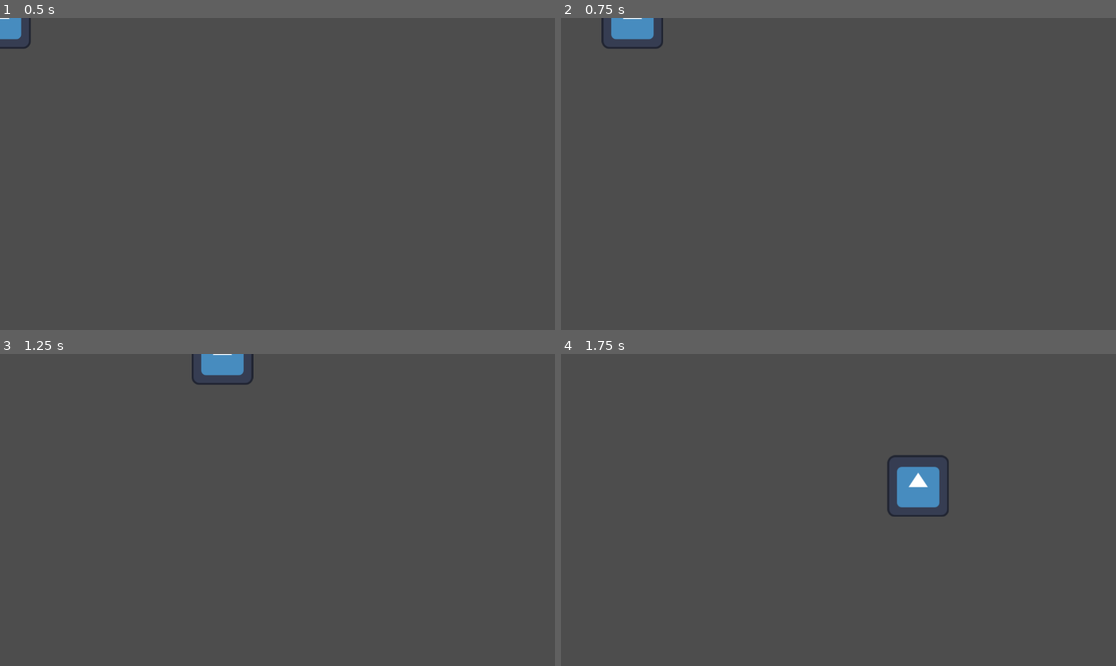
Above: before the commit, frames 1-4 (two rows, left to right).
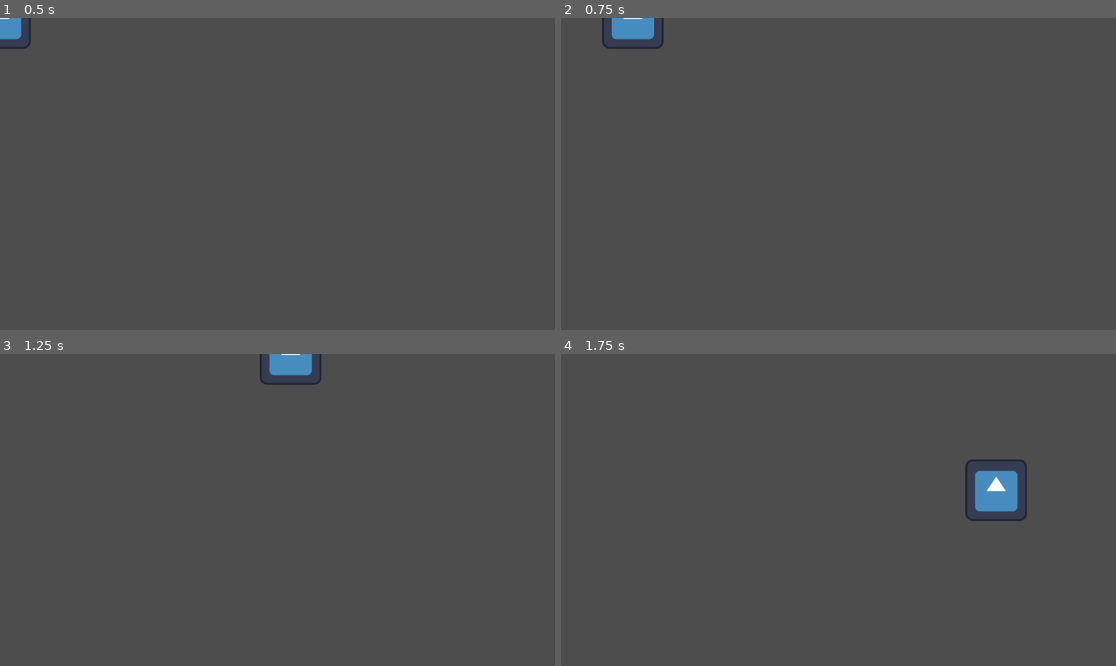
Above: after the commit, the same moments.

Repository: jwoodford28-droid/Group-Game
Game: Godot game, scene res://Scenes/Player.tscn
Two runs of this game, one before a commit and one after it. Both use one fixed random seed, a clock stepped at 60 frames per second and the inputs below. The project has no main scene, so this scene is started directly. The engine's default icon, where the game draws it, is replaced by a stand-in: a white triangle on a blue panel in a dark square.
Inputs:
- Up to frame 1 (0.5 s): no input
- Up to frame 2 (0.75 s): tap Enter at 0.5 s; hold D (Right) from 0.53 s (still down); tap F (Dodge) at 0.6 s
- Up to frame 3 (1.25 s): keep holding D (Right)
- Up to frame 4 (1.75 s): release D (Right) at 1.28 s; hold S (Down) from 1.28 s (still down); tap F (Dodge) at 1.35 s

Frame 1 is identical in both runs. In frame 2, less than 0.1% of the frame differs, in the area x 7-19%, y 0-9%; in frame 3, 1.3%; in frame 4, 2.6%, in the area x 58-84%, y 32-54%.

Commit message:
Commit
Added stuff

Diff:
--- a/group-game/Scenes/Player.tscn
+++ b/group-game/Scenes/Player.tscn
@@ -73,6 +73,9 @@
 "speed": 5.0
 }]
 
+[sub_resource type="CircleShape2D" id="CircleShape2D_kyqiw"]
+radius = 102.044106
+
 [node name="CharacterBody2D" type="CharacterBody2D" unique_id=545131653]
 script = ExtResource("1_rpqav")
 
@@ -84,6 +87,17 @@
 animation = &"Down"
 
 [node name="Dodge_Timer" type="Timer" parent="." unique_id=2078185050]
-wait_time = 0.3
+wait_time = 0.5
+
+[node name="Dodge_Cooldown" type="Timer" parent="." unique_id=2000547627]
+wait_time = 0.7
+
+[node name="Interaction_Range" type="Area2D" parent="." unique_id=1513192852]
+
+[node name="CollisionShape2D" type="CollisionShape2D" parent="Interaction_Range" unique_id=1346057077]
+shape = SubResource("CircleShape2D_kyqiw")
 
 [connection signal="timeout" from="Dodge_Timer" to="." method="_on_dodge_timer_timeout"]
+[connection signal="timeout" from="Dodge_Cooldown" to="." method="_on_dodge_cooldown_timeout"]
+[connection signal="body_entered" from="Interaction_Range" to="." method="_on_interaction_range_body_entered"]
+[connection signal="body_exited" from="Interaction_Range" to="." method="_on_interaction_range_body_exited"]
--- a/group-game/Scripts/Player.gd
+++ b/group-game/Scripts/Player.gd
@@ -1,16 +1,21 @@
 extends CharacterBody2D
 
 
-var SPEED = 300.0
+var SPEED = 350.0
 const JUMP_VELOCITY = -400.0
 const accel = 100
 var dodge = false
+var dodge_cooldown = false
+var interactable_trigger = false
+var interactable = NAN
 
 
 func _physics_process(delta: float) -> void:
-	if Input.is_action_just_pressed("Dodge") and dodge == false:
+	if Input.is_action_just_pressed("Dodge") and dodge_cooldown == false:
 		dodge = true
+		dodge_cooldown = true
 		$Dodge_Timer.start()
+		$Dodge_Cooldown.start()
 		$CollisionShape2D.disabled = true
 		if $AnimatedSprite2D.animation == "Up":
 			velocity = Vector2(0, -1000)
@@ -54,3 +59,17 @@
 
 func _on_dodge_timer_timeout() -> void:
 	dodge = false
+
+
+func _on_dodge_cooldown_timeout() -> void:
+	dodge_cooldown = false
+
+
+func _on_interaction_range_body_entered(body: Node2D) -> void:
+	if body.is_in_group("Interactable"):
+		interactable_trigger = true
+
+
+
+func _on_interaction_range_body_exited(body: Node2D) -> void:
+	pass # Replace with function body.
--- a/group-game/project.godot
+++ b/group-game/project.godot
@@ -13,6 +13,10 @@
 config/name="Group Game"
 config/features=PackedStringArray("4.6", "Forward Plus")
 config/icon="res://icon.svg"
+
+[global_group]
+
+Interactable="Interactables: notes, chests, maps, etc."
 
 [input]
 
@@ -43,11 +47,13 @@
 Dodge={
 "deadzone": 0.2,
 "events": [Object(InputEventKey,"resource_local_to_scene":false,"resource_name":"","device":-1,"window_id":0,"alt_press …(192 unchanged characters)…
+, Object(InputEventKey,"resource_local_to_scene":false,"resource_name":"","device":-1,"window_id":0,"alt_pressed":false,"shift_pressed":false,"ctrl_pressed":false,"meta_pressed":false,"pressed":false,"keycode":0,"physical_keycode":32,"key_label":0,"unicode":32,"location":0,"echo":false,"script":null)
 ]
 }
 Interact={
 "deadzone": 0.2,
-"events": []
+"events": [Object(InputEventKey,"resource_local_to_scene":false,"resource_name":"","device":-1,"window_id":0,"alt_pressed":false,"shift_pressed":false,"ctrl_pressed":false,"meta_pressed":false,"pressed":false,"keycode":0,"physical_keycode":69,"key_label":0,"unicode":101,"location":0,"echo":false,"script":null)
+]
 }
 
 [physics]
